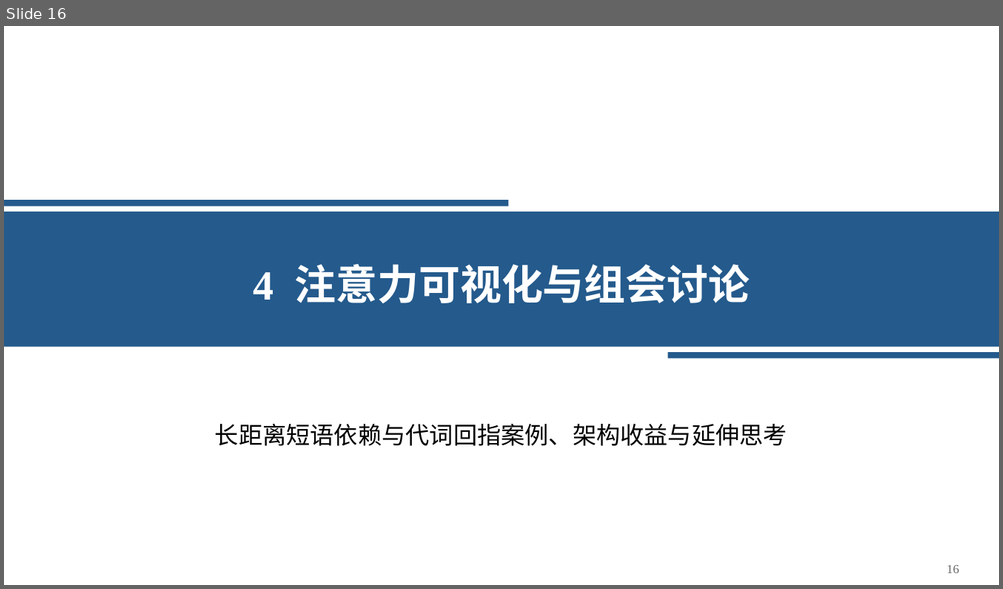
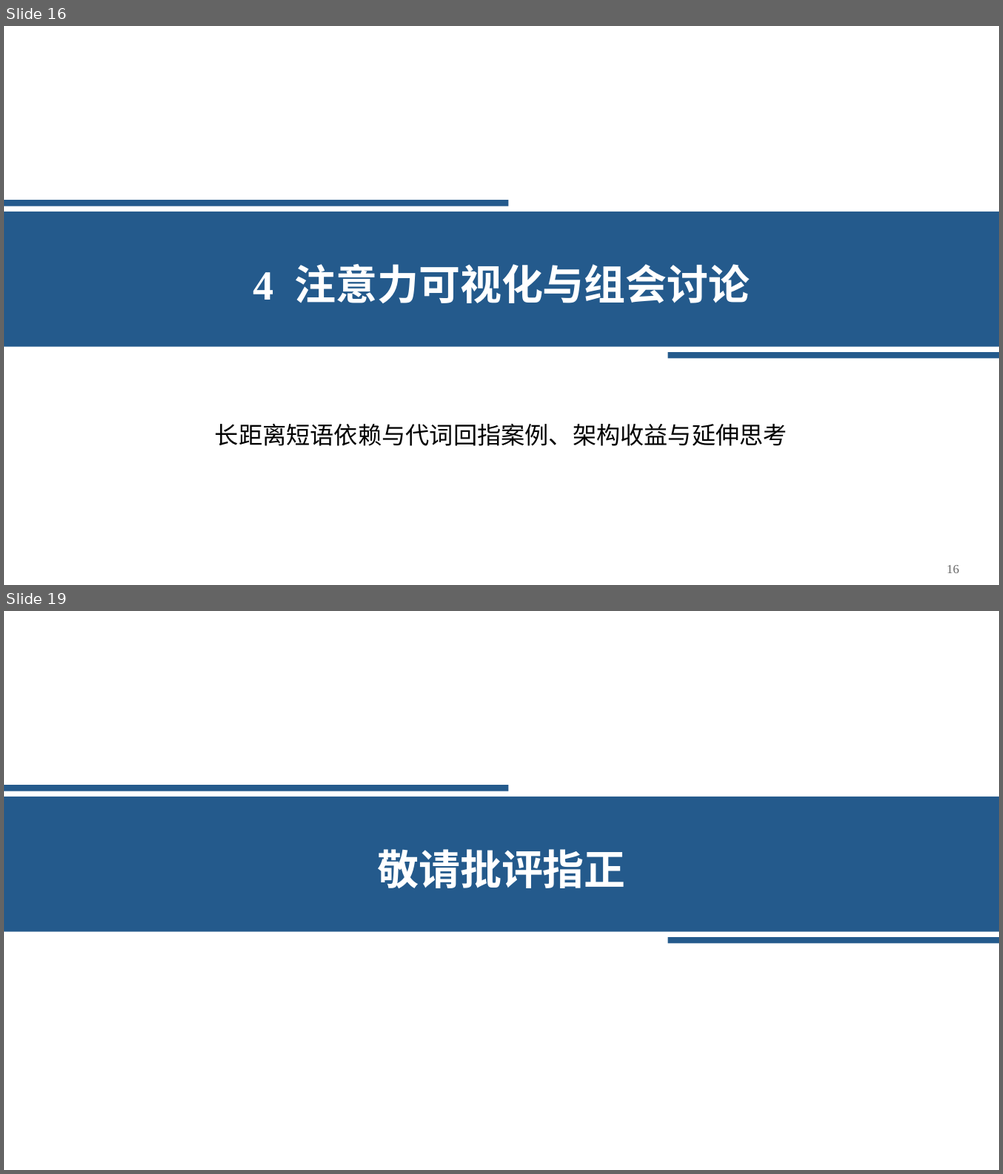
Before and after one commit to Starxy/skills, a slide deck: skills/ppt-craft/assets/academic-blue-template.pptx. Shown one above the other, each under a label of ours: slide 16 before the commit, slides 16 and 19 after it; the slides between them are not shown. The pictures are 1003x589 and 1003x1174 pixels, drawn with LibreOffice and Linux fonts; fonts in the diff are those of the drawing. Boxes give left, top, right and bottom in pixels: in the first picture for what was removed or moved away, otherwise in the second. Text is boxed around its words. In the diff, an @@ line names an element or a change of style, - is before the commit and + after.

```diff
--- a/skills/ppt-craft/assets/academic-blue-template.pptx
+++ b/skills/ppt-craft/assets/academic-blue-template.pptx
@@ slide 19 added at (x1=4, y1=611, x2=999, y2=1170), background #FFFFFF @@
@@ rectangle added at (x1=4, y1=785, x2=509, y2=791), fill #245A8C @@
@@ rectangle added at (x1=4, y1=797, x2=999, y2=932), fill #245A8C @@
@@ text added at (x1=377, y1=849, x2=626, y2=889), 40 pt, text #FFFFFF, bold @@
+敬请批评指正
@@ rectangle added at (x1=668, y1=938, x2=999, y2=944), fill #245A8C @@
```
Also in this commit, not shown: 13 slides changed, 1 slide removed, 4 other files.
